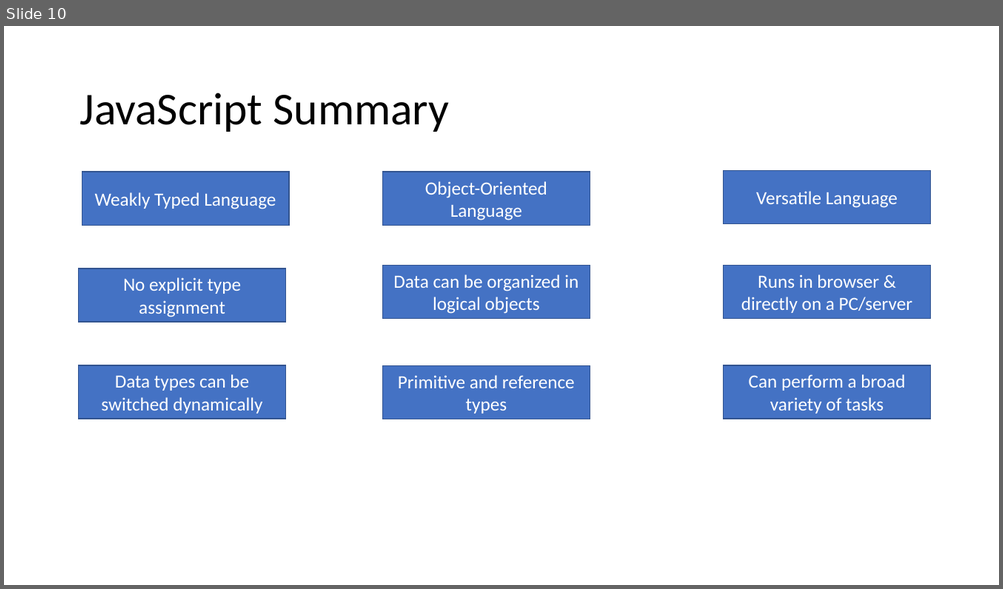
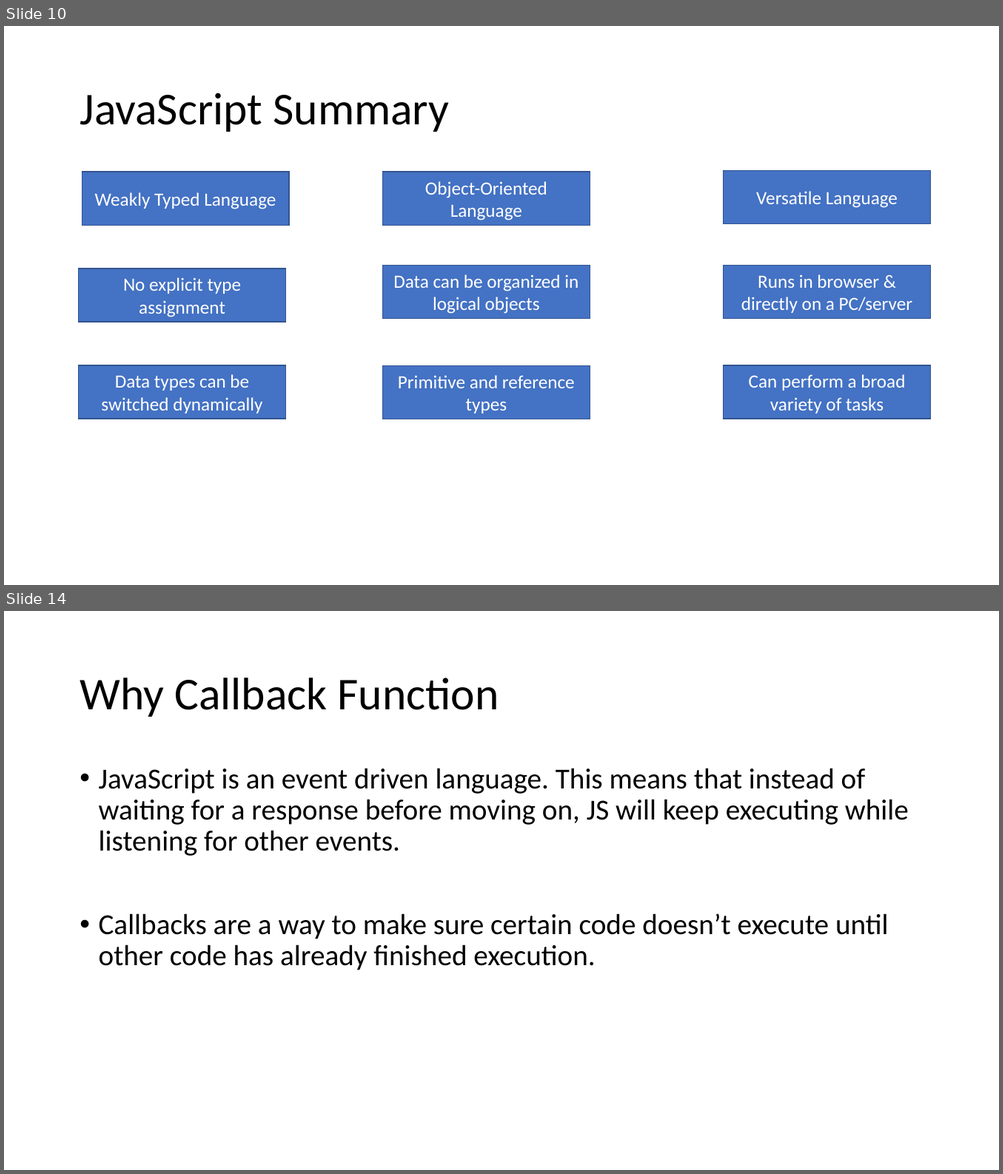
Before and after one commit to PiyushChaturvedii/Batch04, a slide deck: What is Node.pptx. Shown one above the other, each under a label of ours: slide 10 before the commit, slides 10 and 14 after it; the slides between them are not shown. The pictures are 1003x589 and 1003x1174 pixels, drawn with LibreOffice and Linux fonts; fonts in the diff are those of the drawing. Boxes give left, top, right and bottom in pixels: in the first picture for what was removed or moved away, otherwise in the second. Text is boxed around its words. In the diff, an @@ line names an element or a change of style, - is before the commit and + after.

Commit message:
callback

```diff
--- a/What is Node.pptx
+++ b/What is Node.pptx
@@ slide 14 added at <box>4,611,999,1170</box>, background #FFFFFF @@
@@ title added at <box>79,678,498,717</box>, 44 pt, text #000000 @@
+Why Callback Function
@@ text added at <box>99,768,908,971</box>, 28 pt, text #000000 @@
+• JavaScript is an event driven language. This means that instead of waiting for a response before moving on, JS will keep executing while listening for other events.
+• Callbacks are a way to make sure certain code doesn’t execute until other code has already finished execution.
```
Also in this commit, not shown: 1 slide changed, 4 other slides added, 1 slide removed, 2 other files.
